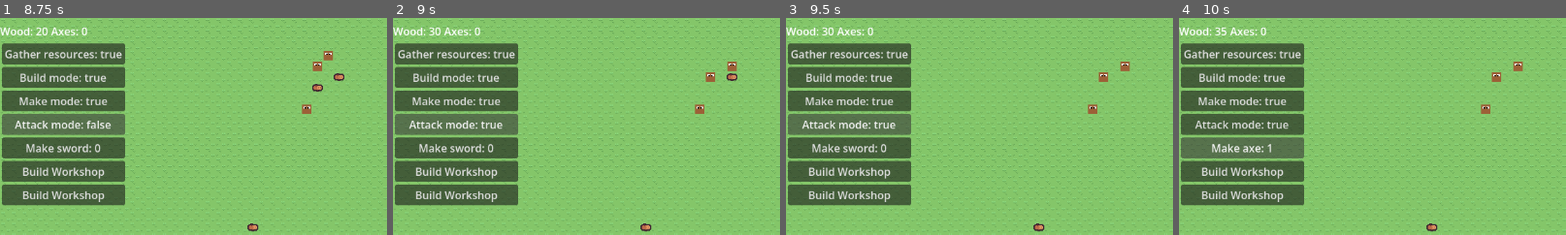
Above: before the commit, frames 1-4 (left to right).
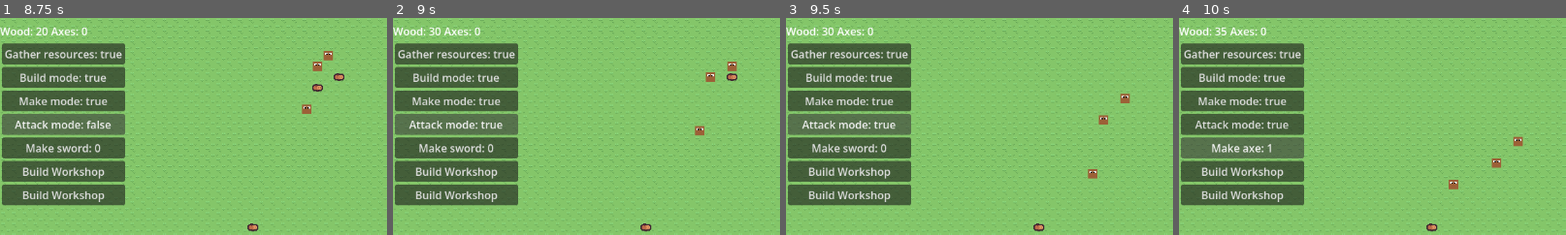
Above: after the commit, the same moments.

Repository: amandodaw/zd-prototype
Game: Godot game, scene res://scenes/world.tscn
Same seed, same stepped clock (60 frames per second), same inputs: the game is played once before the commit and once after it.
Inputs:
- Up to frame 1 (8.75 s): click "Gather resources: 0" at 0.5 s; click "Gather resources: true" at 1.25 s; click "Gather resources: false" at 2 s; click "Build mode: 0" at 2.75 s; click "Build mode: true" at 3.5 s; click "Build mode: false" at 4.25 s; click "Make mode: 0" at 5 s; click "Make mode: true" at 5.75 s; click "Make mode: false" at 6.5 s; click "Attack mode: 0" at 7.25 s; click "Attack mode: true" at 8 s
- Up to frame 2 (9 s): click "Attack mode: false" at 8.75 s
- Up to frame 3 (9.5 s): no input
- Up to frame 4 (10 s): click "Make sword: 0" at 9.5 s
The pictures show only the part of the screen within x 0-50%, y 0-50%; the shares and areas given below are measured in that part.

Frame 1 is identical in both runs. In frame 2, 0.2% of the frame differs, in the area x 77-81%, y 39-55%; in frame 3, 0.7%; in frame 4, 0.7%, in the area x 69-89%, y 20-80%.

Commit message:
Refactorizando target_system con needs_retarget en target_component. En principio están gather, build y idle, aunque si está activado gather, no hacen idle. Quizá problema en chekear wood disponible

Diff:
--- a/scripts/components/actions/build_action.gd
+++ b/scripts/components/actions/build_action.gd
@@ -32,8 +32,8 @@
 			return
 		build_order.progress += delta
 		return
-	#Si no se encuentra en el lugar, cancelar y reconstonstruir plan en ai?
-	#Se debería hacer automático con finish_build...
+	else:
+		cancel_build(entity, build_order)
 
 func place_building(entity : Entity, build_order : BuildOrderComponent) -> void:
 	var city_comp = entity.get_component(AIComponent).city_comp
@@ -48,8 +48,9 @@
 			city_comp.astar.set_point_solid(target_cell, false)
 
 func stop_building(entity: Entity):
-	entity.get_component(AIComponent).current_job = CityComponent.Tasks.IDLE
-	entity.get_component(TargetComponent).target_pos = GridUtils.INVALID
+	var target_comp : TargetComponent = entity.get_component(TargetComponent)
+
+	#target_comp.needs_retarget = true
 	finished = true
 	entity.build_bar.visible = false
 
--- a/scripts/components/actions/gather_action.gd
+++ b/scripts/components/actions/gather_action.gd
@@ -24,10 +24,8 @@
 		return
 
 func stop_picking(entity : Entity):
-	var target_comp : TargetComponent = entity.get_component(TargetComponent)
-	var ai_comp : AIComponent = entity.get_component(AIComponent)
-	ai_comp.current_job = CityComponent.Tasks.IDLE
-	target_comp.target_pos = GridUtils.INVALID
+	#var target_comp : TargetComponent = entity.get_component(TargetComponent)
+	#target_comp.needs_retarget = true
 	finished = true
 
 func cancel_picking(entity : Entity):
--- a/scripts/components/actions/move_action.gd
+++ b/scripts/components/actions/move_action.gd
@@ -20,7 +20,6 @@
 
 	if path_comp.path.is_empty():
 		if !GridUtils.is_adjacent(target_comp.target_pos, pos_comp.grid_pos):
-			print("ya no tengo path...")
 			plan_comp.plan.clear()
 			plan_comp.needs_replan = true
 			plan_comp.current_action = null
@@ -61,12 +60,12 @@
 	var target_comp : TargetComponent = entity.get_component(TargetComponent)
 
 	path_comp.path.clear()
-	target_comp.target_pos = GridUtils.INVALID
+	target_comp.needs_retarget = true
 
 func on_finished(entity : Entity) -> void:
 	var target_comp : TargetComponent = entity.get_component(TargetComponent)
 	var plan_comp : PlanComponent = entity.get_component(PlanComponent)
-	print("terminé de moverme")
-	print("Soy: ", entity)
-	print("Mi posición: ", entity.get_component(PositionComponent).grid_pos)
-	print("TAmao plan: ", plan_comp.plan.size())
+	#print("terminé de moverme")
+	#print("Soy: ", entity)
+	#print("Mi posición: ", entity.get_component(PositionComponent).grid_pos)
+	#print("TAmao plan: ", plan_comp.plan.size())
--- a/scripts/components/target_component.gd
+++ b/scripts/components/target_component.gd
@@ -3,3 +3,4 @@
 var target : Entity = null
 var target_pos : Vector2i = GridUtils.INVALID
 var target_type : Entity.Entity_type
+var needs_retarget : bool = true
--- a/scripts/entity.gd
+++ b/scripts/entity.gd
@@ -24,7 +24,8 @@
 enum Entity_type {
 	HUMAN,
 	ZOMBIE,
-	RESOURCE
+	RESOURCE,
+	BUILDING
 }
 var entity_type : Entity_type
 
--- a/scripts/systems/action_system.gd
+++ b/scripts/systems/action_system.gd
@@ -25,5 +25,4 @@
 			plan_comp.current_action = null
 			if plan_comp.plan.is_empty():
 				print("plan terminado")
-				target_comp.target_pos = GridUtils.INVALID
-				target_comp.target = null
+				target_comp.needs_retarget = true
--- a/scripts/systems/ai_system.gd
+++ b/scripts/systems/ai_system.gd
@@ -18,8 +18,8 @@
 	if  ai_comp.check_job_count >= ai_comp.check_job_timer:
 		ai_comp.check_job_count = 0
 
-		if ai_comp.current_job != city_comp.Tasks.IDLE and city_comp.tasks[ai_comp.current_job]:
-			return
+		#if ai_comp.current_job != city_comp.Tasks.IDLE and city_comp.tasks[ai_comp.current_job]:
+			#return
 
 		if city_comp.tasks[CityComponent.Tasks.ATTACK]:
 			if check_target(entities, Entity.Entity_type.ZOMBIE):
--- a/scripts/systems/target_system.gd
+++ b/scripts/systems/target_system.gd
@@ -9,42 +9,37 @@
 		var plan_comp : PlanComponent = entity.get_component(PlanComponent)
 		var path_comp : PathComponent = entity.get_component(PathComponent)
 
-		var old_target : Entity = target_comp.target
-		var old_target_pos = target_comp.target_pos
 
 		match ai_comp.current_job:
 
 			CityComponent.Tasks.BUILD:
-				if target_comp.target == null and target_comp.target_pos == GridUtils.INVALID:
-					if !take_build_action(entity):
-						ai_comp.current_job = CityComponent.Tasks.IDLE
-					else:
+				if target_comp.needs_retarget:
+					if take_build_action(entity):
 						plan_comp.needs_replan = true
+						target_comp.needs_retarget = false
 
 			CityComponent.Tasks.MAKE:
 				pass
 
 			CityComponent.Tasks.GATHER_RESOURCES:
-				if target_comp.target == null and target_comp.target_pos == GridUtils.INVALID:
-					if !find_wood(entity, entities):
-						ai_comp.current_job = CityComponent.Tasks.IDLE
-					else:
+				if target_comp.needs_retarget:
+					if find_wood(entity, entities):
 						plan_comp.needs_replan = true
+						target_comp.needs_retarget = false
 
 			CityComponent.Tasks.IDLE:
-				if target_comp.target_pos == GridUtils.INVALID:
+				if target_comp.needs_retarget:
 					target_comp.target_pos = choose_random_adjacent(entity)
 					plan_comp.needs_replan = true
+					target_comp.needs_retarget = false
 
 			CityComponent.Tasks.ATTACK:
 				if target_comp.target == null and target_comp.target_pos == GridUtils.INVALID:
 					if !choose_attack_target(entity, entities, target_comp.target_type):
-						ai_comp.current_job = CityComponent.Tasks.IDLE
+						pass
 					else:
 						plan_comp.needs_replan = true
 
-		if old_target != target_comp.target or old_target_pos != target_comp.target_pos:
-			plan_comp.needs_replan = true
 
 
 func find_wood(entity : Entity, entities :  Array[Entity]):
@@ -63,24 +58,28 @@
 
 func take_build_action(entity : Entity) -> bool:
 	var city_comp : CityComponent = entity.get_component(AIComponent).city_comp
+	var target_comp : TargetComponent = entity.get_component(TargetComponent)
 
 	for build_order_pos in city_comp.build_orders.keys():
 		var build_order : BuildOrderComponent = city_comp.build_orders.get(build_order_pos)
 
 		if build_order.state == BuildOrderComponent.State.FREE:
+			if city_comp.wood_amount<build_order.cost:
+				return false
 			city_comp.wood_amount -= build_order.cost
 
 			build_order.state = BuildOrderComponent.State.RESERVED
 			build_order.worker = entity
 			entity.get_component(TargetComponent).target_pos = build_order_pos
+			#target_comp.target =
 
+			target_comp.needs_retarget = false
 			return true
 
-	print("no build order to take")
 	return false
 
 func find_nearest(entity : Entity, entities :  Array[Entity], target_type : Entity.Entity_type) -> Entity:
-	var city_comp = entity.get_component(AIComponent).city_comp
+	var target_comp : TargetComponent = entity.get_component(TargetComponent)
 
 	var best : Entity = null
 	var best_dist := 999999
@@ -97,7 +96,6 @@
 		if dist < best_dist:
 			best_dist = dist
 			best = posible_target
-
 	return best
 
 func find_nearest_alive(entity: Entity, type:String) -> Vector2i:
--- a/scripts/ui.gd
+++ b/scripts/ui.gd
@@ -10,6 +10,7 @@
 @onready var attack_button : Button = $BottomPanel/Orders/VBoxContainer/AttackButton
 
 var city_comp : CityComponent
+var entities : Array[Entity]
 
 var elements_map : TileMapLayer
 
@@ -87,12 +88,16 @@
 				data = load("res://scripts/data/workplace_data.tres") as BuildingData
 			"wall_order":
 				data = load("res://scripts/data/wall_data.tres") as BuildingData
+		var building := Entity.new()
 		var build_order : BuildOrderComponent = create_task_from_data(data)
+		building.add_component(build_order)
+		building.entity_type = Entity.Entity_type.BUILDING
 		for offset in build_order.form:
 			var target_cell = offset + base_cell
 			elements_map.set_cell(target_cell, 0, placed_building)
 			city_comp.astar.set_point_solid(target_cell, true)
 		city_comp.build_orders.set(base_cell, build_order)
+		entities.append(building)
 	else:
 		print("ubicacion no valida")
 
--- a/scripts/world.gd
+++ b/scripts/world.gd
@@ -43,6 +43,7 @@
 	map.add_wood_random(30)
 
 	ui.city_comp = city_comp
+	ui.entities = entities
 	ui.elements_map = elements_map
 	for i in range(2+1):
 
